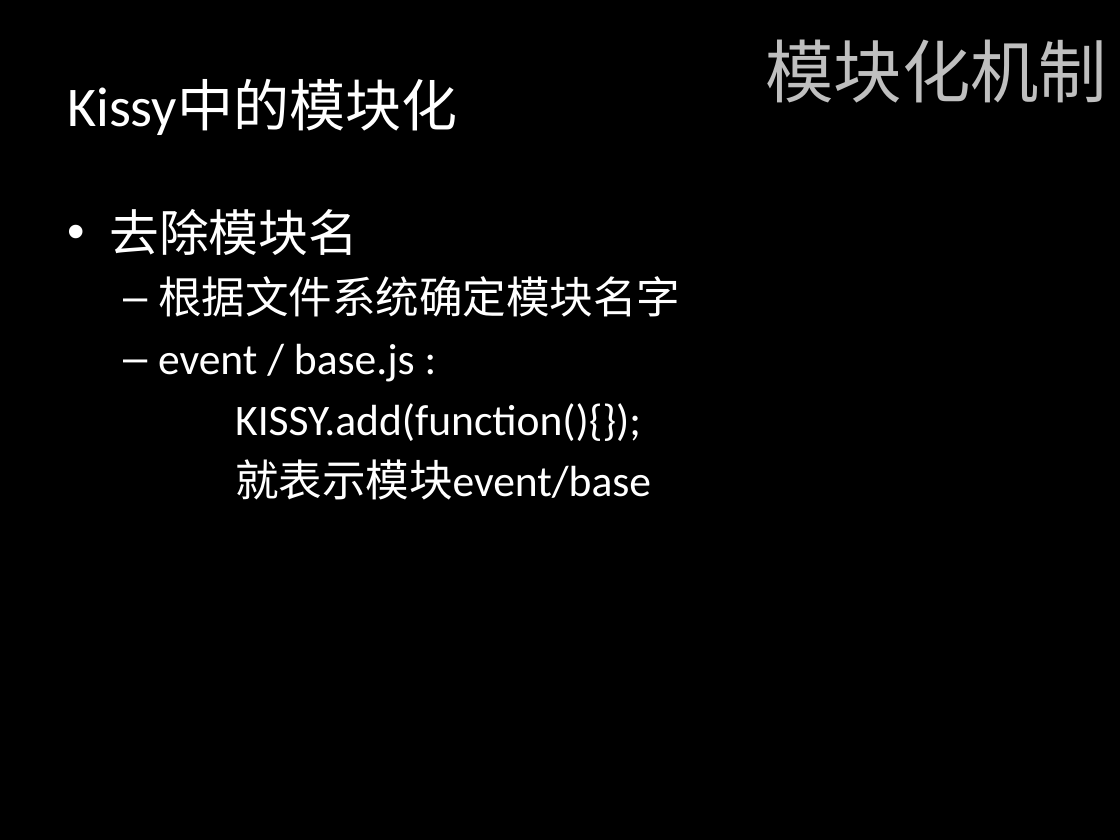
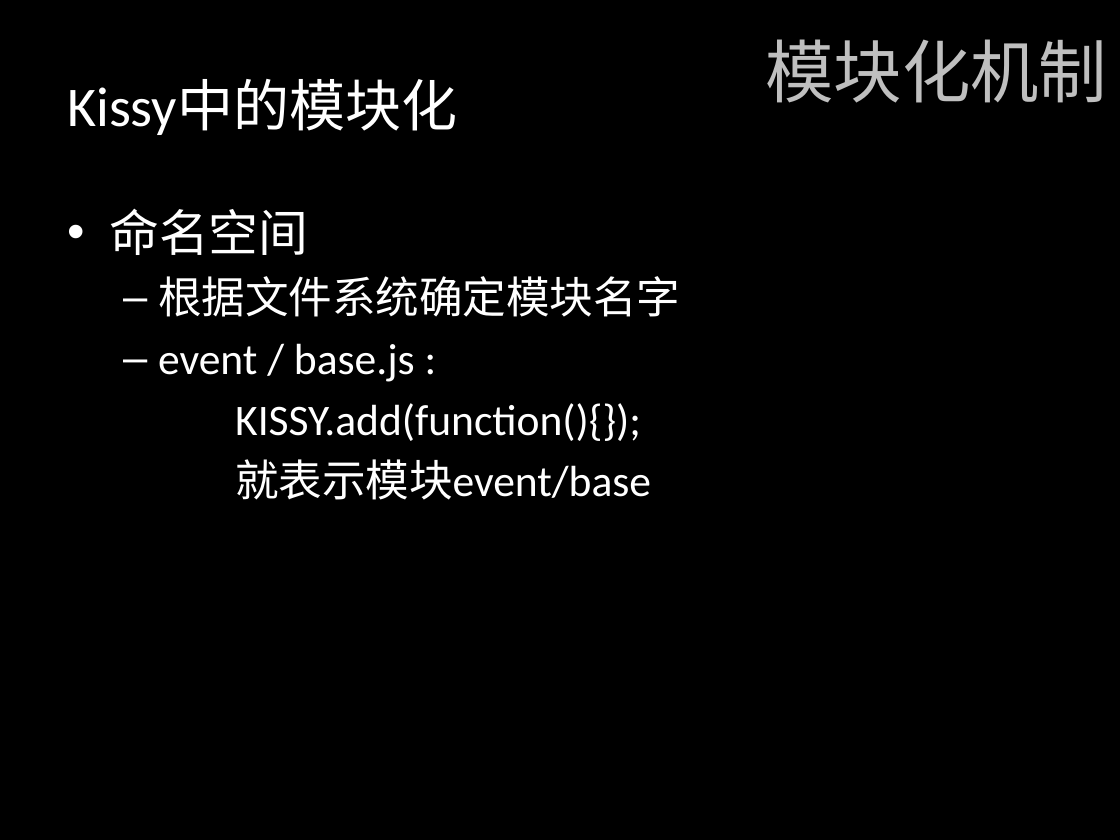
Before and after one commit to dickeylth/FEStudy, a slide deck: slide 18 of class/Kissy Component Coding/基于Kissy的模块化编程.pptx (slide 19 before the commit). Drawn at 1120x840 pixels with LibreOffice and Linux fonts; fonts in the diff are those of the drawing. Boxes give left, top, right and bottom in pixels: in the first picture for what was removed or moved away, otherwise in the second. Text is boxed around its words. In the diff, an @@ line names an element or a change of style, - is before the commit and + after.

```diff
--- a/class/Kissy Component Coding/基于Kissy的模块化编程.pptx
+++ b/class/Kissy Component Coding/基于Kissy的模块化编程.pptx
@@ text at (109,208,308,255): text changed @@
-• 去除模块名
+• 命名空间
```
Also in this commit, not shown: 1 slide removed.
